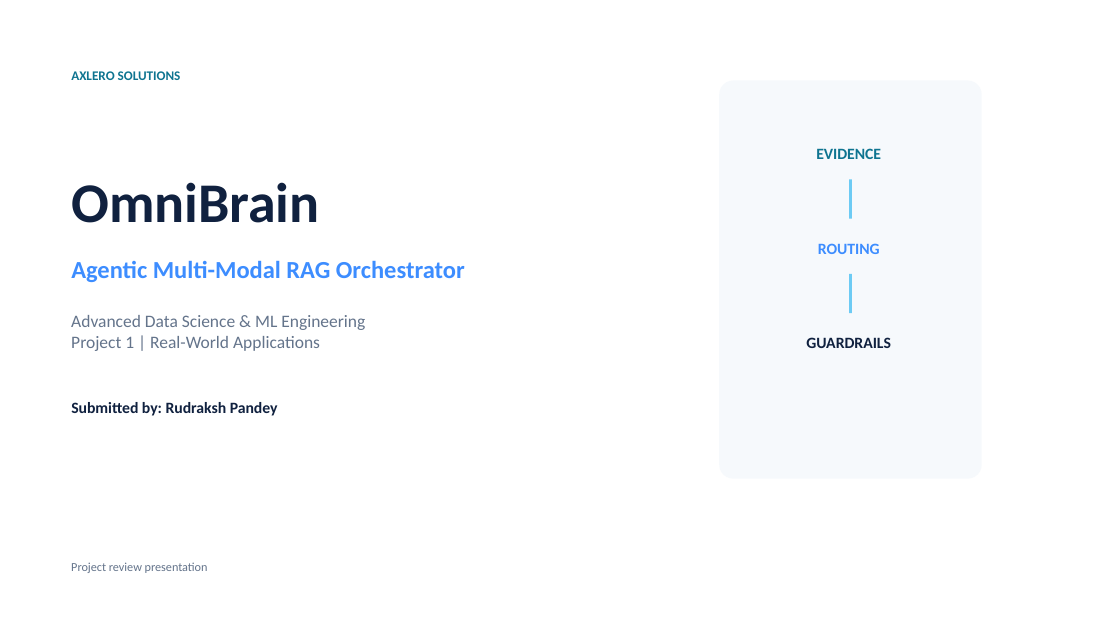
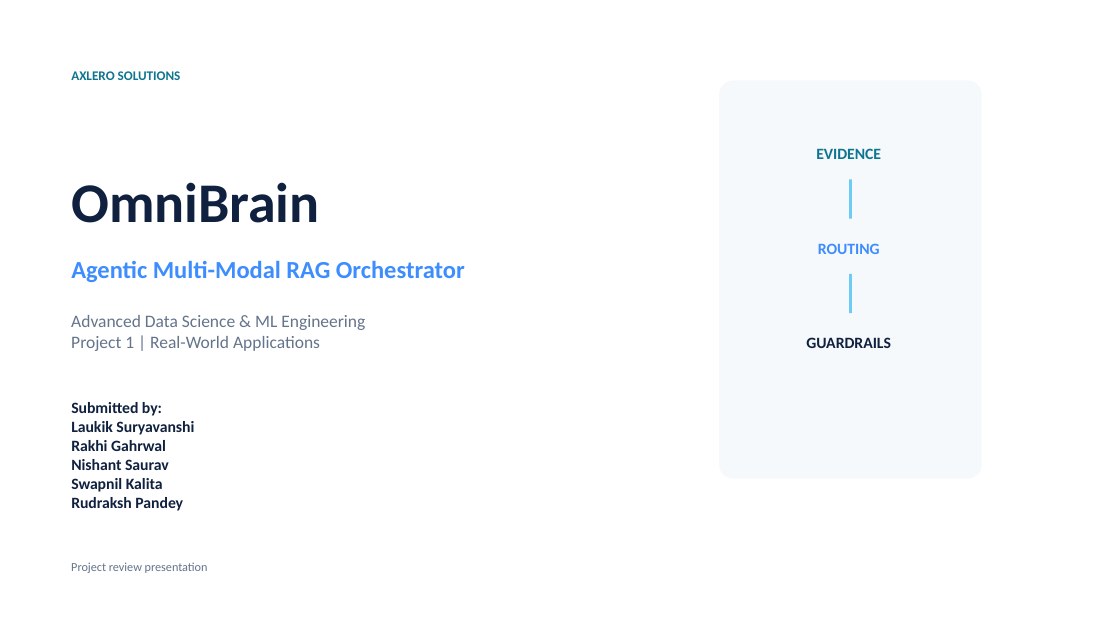
Before and after one commit to Franky170504/OmniBrain, a slide deck: slide 1 of docs/presentations/OmniBrain_Agentic_RAG_Project_Presentation.pptx. Drawn at 1120x630 pixels with LibreOffice and Linux fonts; fonts in the diff are those of the drawing. Boxes give left, top, right and bottom in pixels: in the first picture for what was removed or moved away, otherwise in the second. Text is boxed around its words. In the diff, an @@ line names an element or a change of style, - is before the commit and + after.

Commit message:
Update OmniBrain project presentation

```diff
--- a/docs/presentations/OmniBrain_Agentic_RAG_Project_Presentation.pptx
+++ b/docs/presentations/OmniBrain_Agentic_RAG_Project_Presentation.pptx
@@ text at (71, 402, 194, 511): text changed @@
-Submitted by: Rudraksh Pandey
+Submitted by:
+Laukik Suryavanshi
+Rakhi Gahrwal
+Nishant Saurav
+Swapnil Kalita
+Rudraksh Pandey
```
